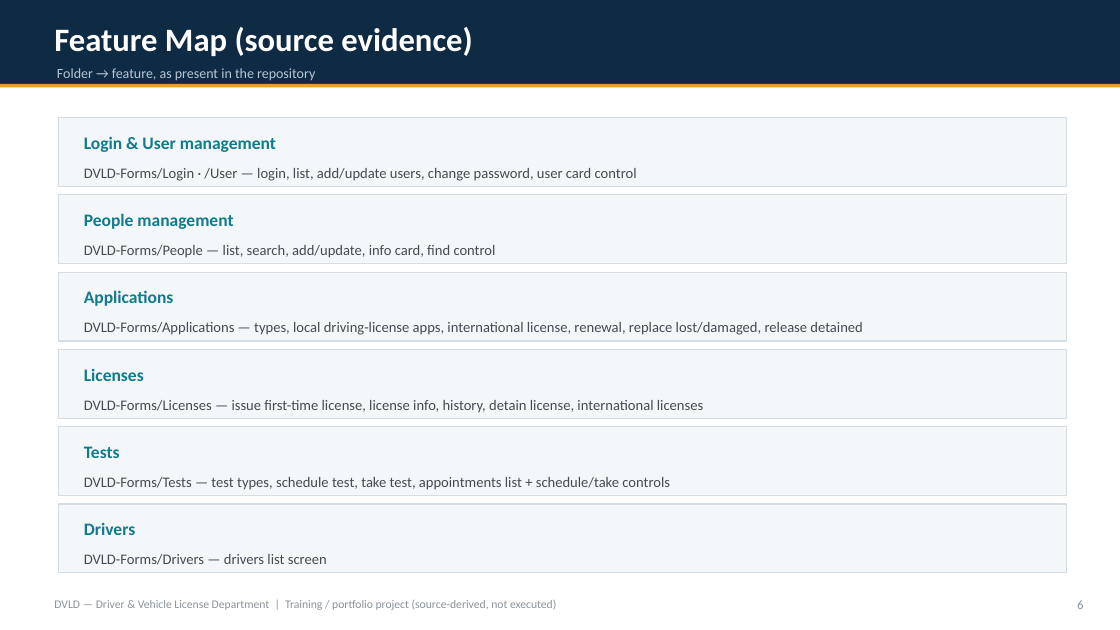
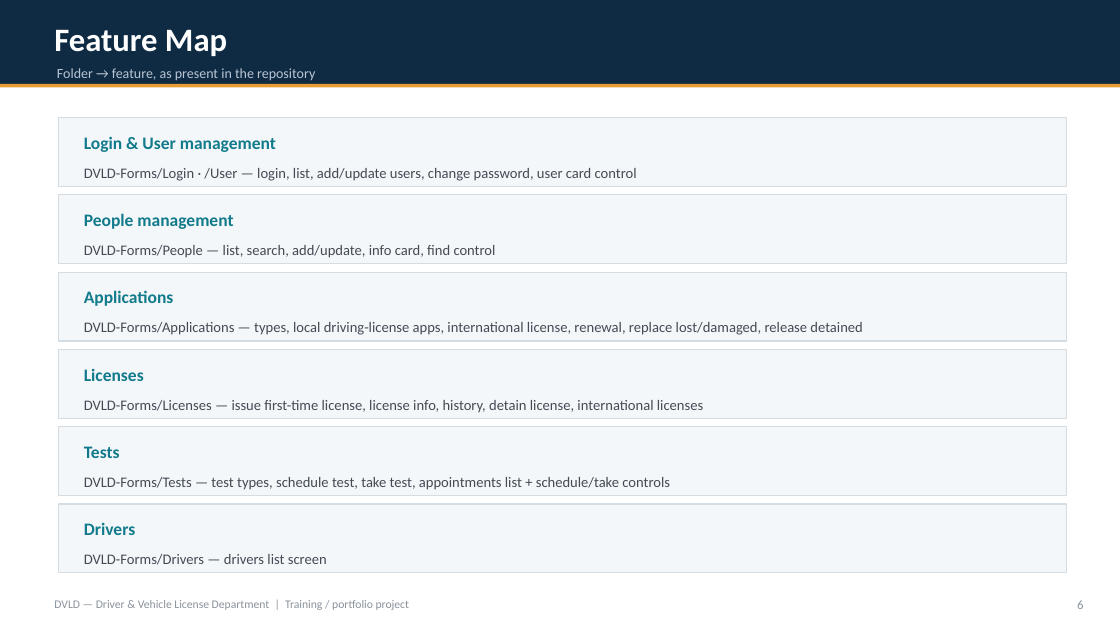
Before and after one commit to MamdouhAlsaodi/DVLD-Full-Stack-Database, a slide deck: slide 6 of docs/DVLD-System-Overview.pptx. Drawn at 1120x630 pixels with LibreOffice and Linux fonts; fonts in the diff are those of the drawing. Boxes give left, top, right and bottom in pixels: in the first picture for what was removed or moved away, otherwise in the second. Text is boxed around its words. In the diff, an @@ line names an element or a change of style, - is before the commit and + after.

```diff
--- a/docs/DVLD-System-Overview.pptx
+++ b/docs/DVLD-System-Overview.pptx
@@ text at (54, 29, 227, 56): text changed @@
-Feature Map (source evidence)
+Feature Map
@@ text at (54, 600, 409, 610): text changed @@
-DVLD — Driver & Vehicle License Department | Training / portfolio project (source-derived, not executed)
+DVLD — Driver & Vehicle License Department | Training / portfolio project
```
Also in this commit, not shown: 7 other slides changed, 2 other files.
